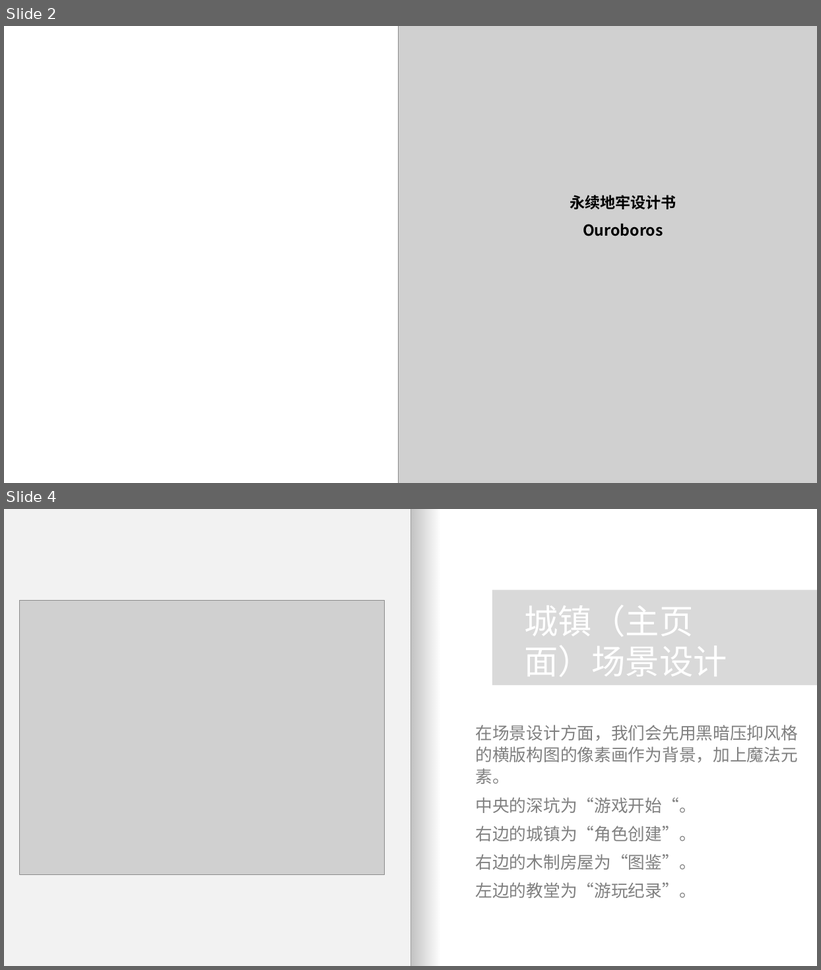
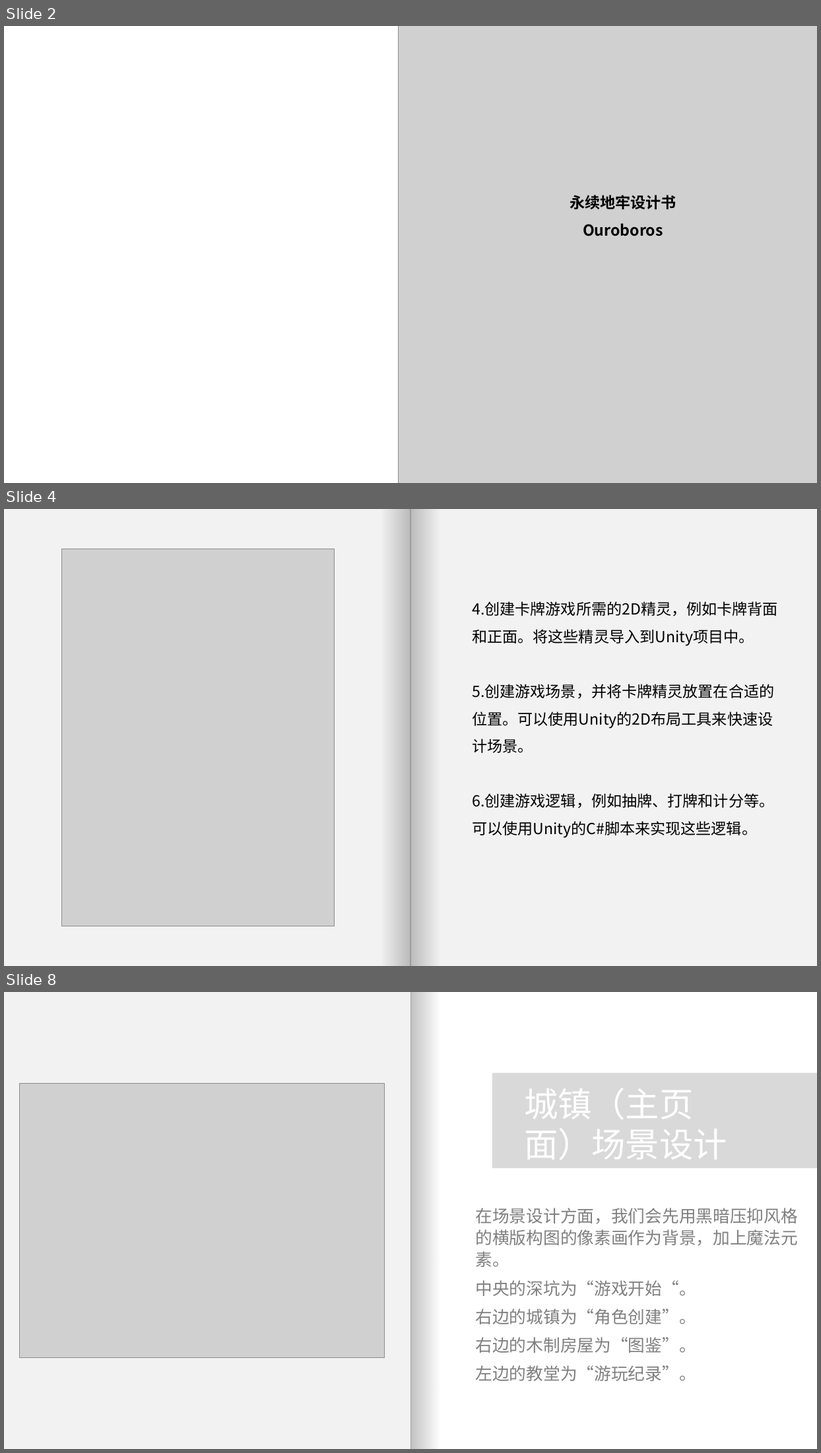
Before and after one commit to HongYi4588/CardGame, a slide deck: 永续地牢Ouroboros 设计方案.pptx. Shown one above the other, each under a label of ours: slides 2 and 4 before the commit, slides 2, 4 and 8 after it; the slides between them are not shown. The pictures are 821x970 and 821x1453 pixels, drawn with LibreOffice and Linux fonts; fonts in the diff are those of the drawing; grey boxes stand for pictures. Boxes give left, top, right and bottom in pixels: in the first picture for what was removed or moved away, otherwise in the second. Text is boxed around its words. In the diff, an @@ line names an element or a change of style, - is before the commit and + after.

Commit message:
设计方案演讲ppt
加入了数据库连接，UI设计，unity使用流程等部分

```diff
--- a/永续地牢Ouroboros 设计方案.pptx
+++ b/永续地牢Ouroboros 设计方案.pptx
@@ slide 4 added at (4, 509, 817, 966), background #FFFFFF @@
@@ rectangle added at (4, 509, 411, 966), fill #F2F2F2 @@
@@ rectangle added at (381, 509, 411, 966), fill gradient #808080 @@
@@ rectangle added at (411, 509, 817, 966), fill #F2F2F2 @@
@@ rectangle added at (411, 509, 441, 966), fill gradient #808080 @@
@@ picture added at (61, 549, 335, 927) @@
@@ text added at (472, 601, 778, 838), 18 pt, text #000000 @@
+4.创建卡牌游戏所需的2D精灵，例如卡牌背面和正面。将这些精灵导入到Unity项目中。
+5.创建游戏场景，并将卡牌精灵放置在合适的位置。可以使用Unity的2D布局工具来快速设计场景。
+6.创建游戏逻辑，例如抽牌、打牌和计分等。可以使用Unity的C#脚本来实现这些逻辑。
@@ what was slide 4 is now slide 8 @@
```
Also in this commit, not shown: 1 slide changed, 3 other slides added.
